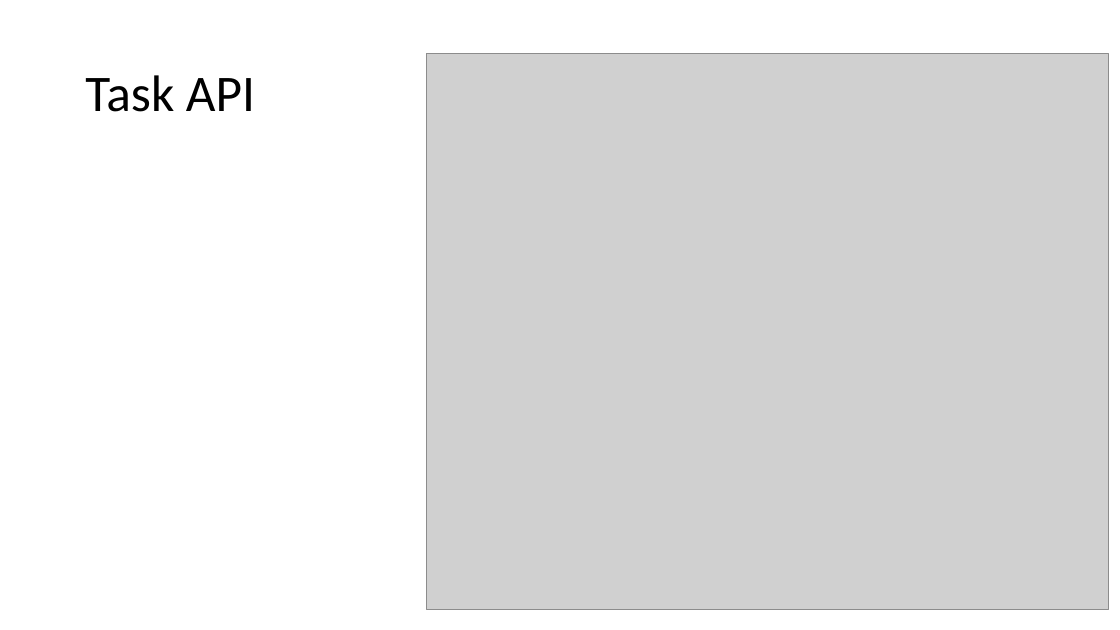
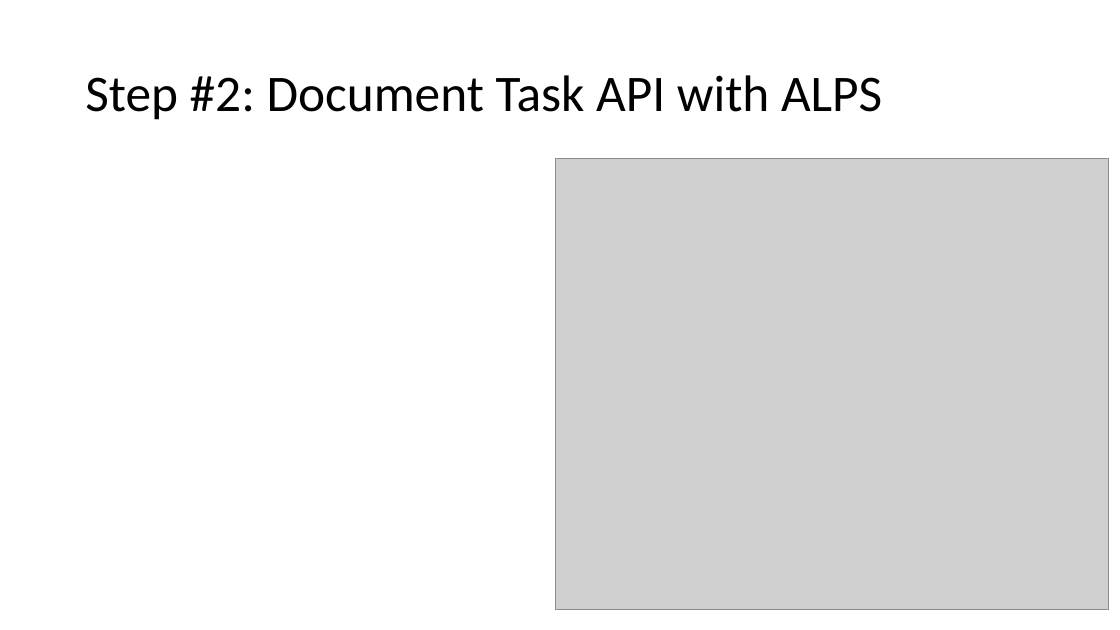
Before and after one commit to apiacademy/2016-04-qcon-sao-paulo, a slide deck: slide 4 of slides/01-x-map-api.pptx. Drawn at 1120x630 pixels with LibreOffice and Linux fonts; fonts in the diff are those of the drawing; grey boxes stand for pictures. Boxes give left, top, right and bottom in pixels: in the first picture for what was removed or moved away, otherwise in the second. Text is boxed around its words. In the diff, an @@ line names an element or a change of style, - is before the commit and + after.

```diff
--- a/slides/01-x-map-api.pptx
+++ b/slides/01-x-map-api.pptx
@@ title at (85, 75, 882, 120): text changed @@
-Task API
+Step #2: Document Task API with ALPS
@@ picture: place and size @@
-picture at (426, 54, 1108, 609)
+picture at (555, 159, 1109, 609)
```
Also in this commit, not shown: 1 other slide changed, 3 other files.
